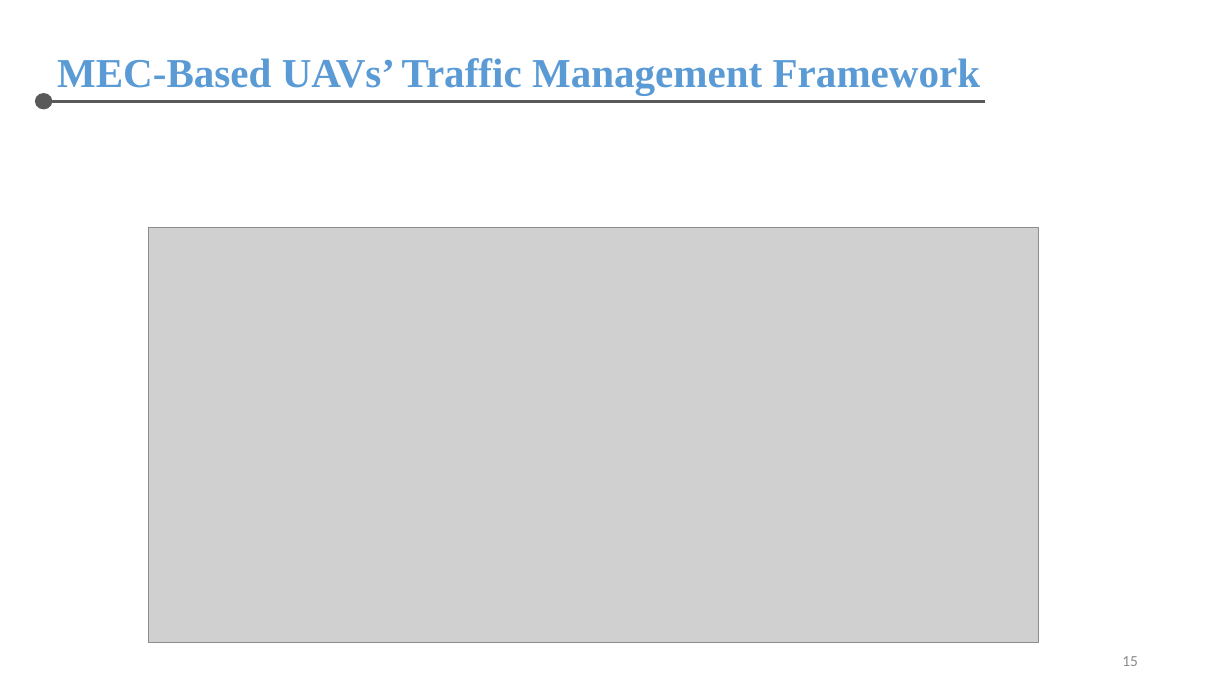
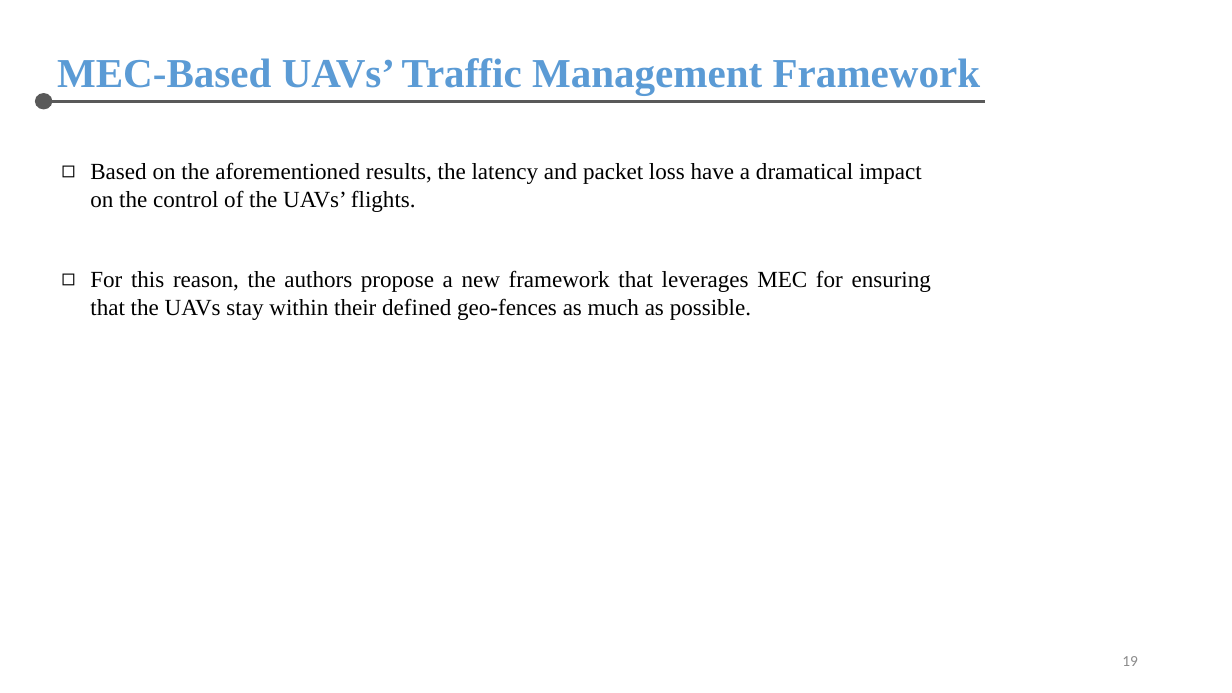
Before and after one commit to chris-nthu/communication, a slide deck: slide 19 of wireless_network/PaperReading/Report.pptx (slide 15 before the commit). Drawn at 1232x693 pixels with LibreOffice and Linux fonts; fonts in the diff are those of the drawing; grey boxes stand for pictures. Boxes give left, top, right and bottom in pixels: in the first picture for what was removed or moved away, otherwise in the second. Text is boxed around its words. In the diff, an @@ line names an element or a change of style, - is before the commit and + after.

```diff
--- a/wireless_network/PaperReading/Report.pptx
+++ b/wireless_network/PaperReading/Report.pptx
@@ text added at (90, 162, 922, 212), 18 pt, text #000000 @@
+◻ Based on the aforementioned results, the latency and packet loss have a dramatical impact
+on the control of the UAVs’ flights.
@@ picture removed at (149, 228, 1039, 643) @@
@@ text added at (90, 270, 931, 320), 18 pt, text #000000 @@
+◻ For this reason, the authors propose a new framework that leverages MEC for ensuring that the UAVs stay within their defined geo-fences as much as possible.
@@ page number at (1122, 656, 1138, 666): text changed @@
-15
+19
```
Also in this commit, not shown: 3 other slides changed, 6 slides added.
